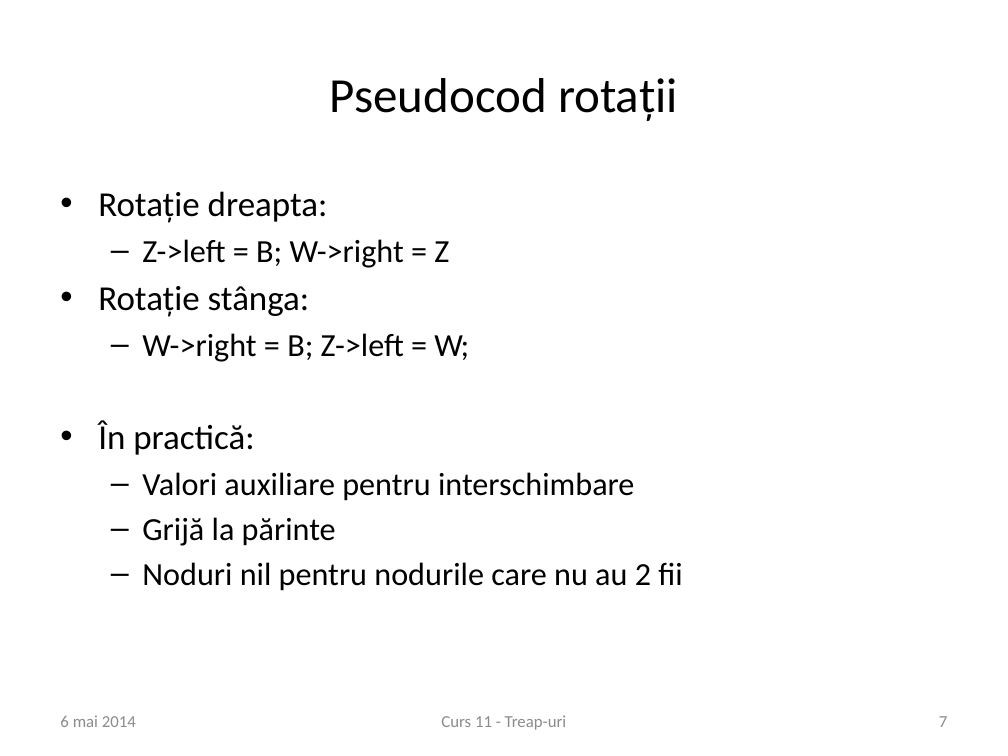
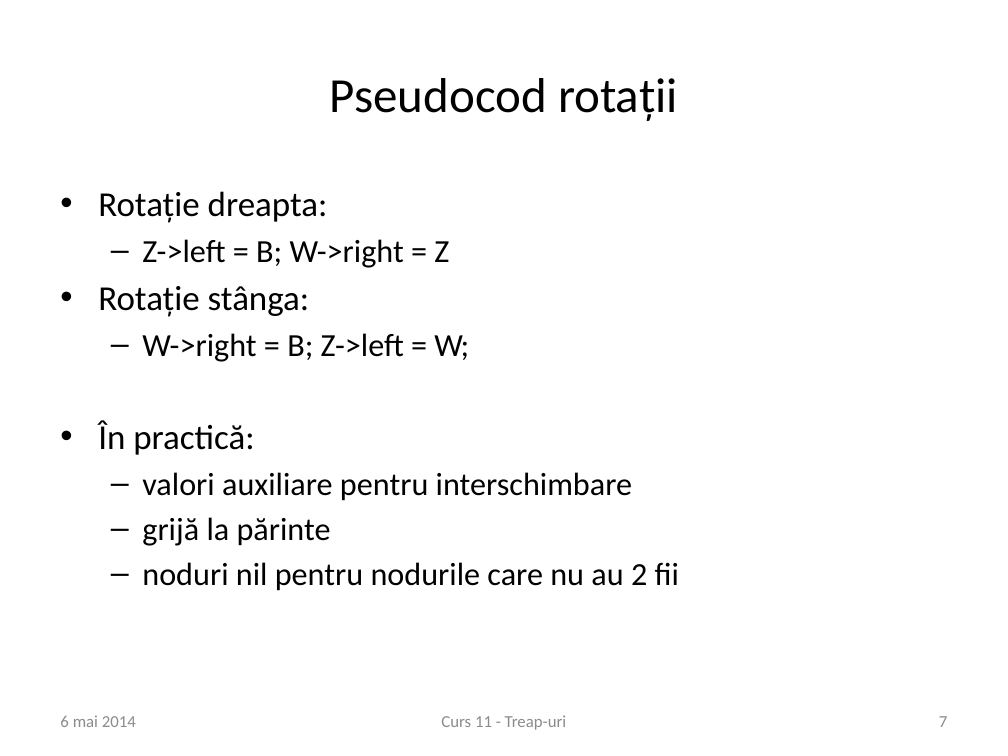
Before and after one commit to andreiparvu/treaps, a slide deck: slide 7 of curs11.pptx. Drawn at 1008x756 pixels with LibreOffice and Linux fonts; fonts in the diff are those of the drawing; background and template pictures are left out. Boxes give left, top, right and bottom in pixels: in the first picture for what was removed or moved away, otherwise in the second. Text is boxed around its words. In the diff, an @@ line names an element or a change of style, - is before the commit and + after.

```diff
--- a/curs11.pptx
+++ b/curs11.pptx
@@ text at box(142, 472, 679, 591): text changed @@
-  – Valori auxiliare pentru interschimbare
-  – Grijă la părinte
-  – Noduri nil pentru nodurile care nu au 2 fii
+  – valori auxiliare pentru interschimbare
+  – grijă la părinte
+  – noduri nil pentru nodurile care nu au 2 fii
```
Also in this commit, not shown: 8 other slides changed, 1 slide added.
